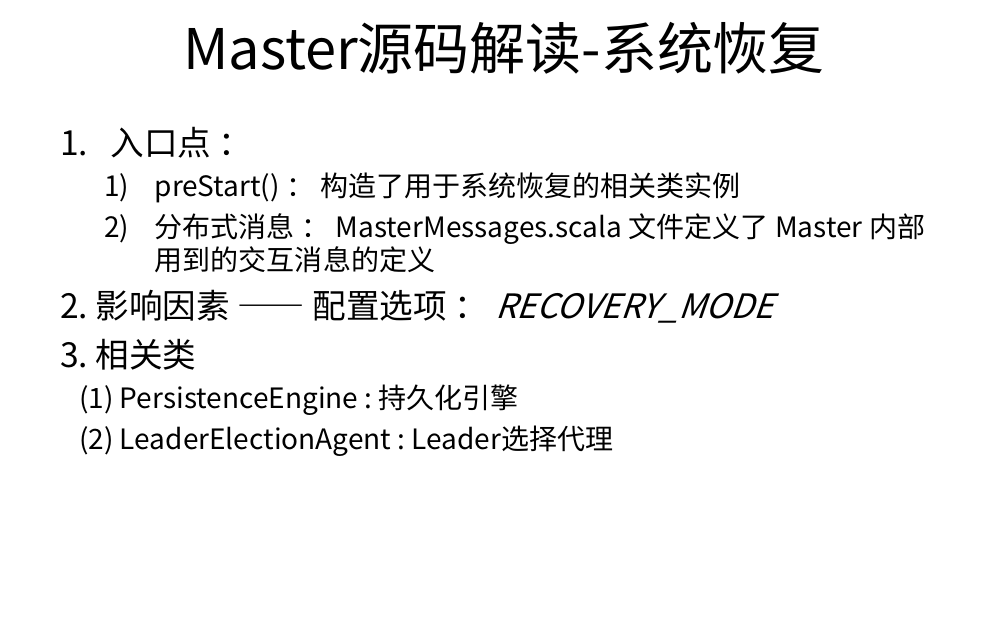
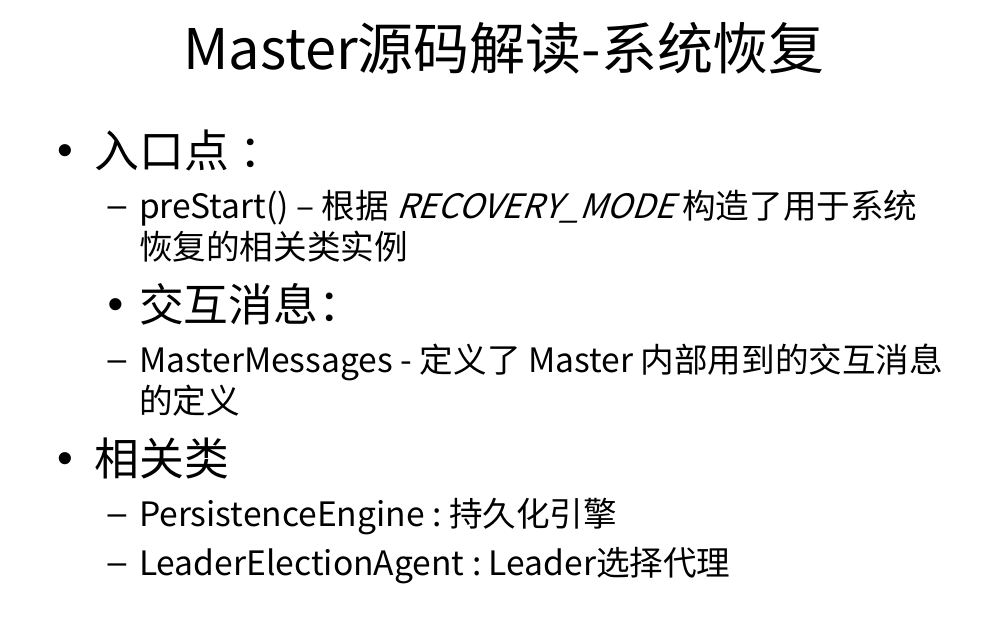
Before and after one commit to harlixxy/StudyNotes, a slide deck: slide 24 of 活动流程（26期）.ppt (slide 23 before the commit). Drawn at 1008x630 pixels with LibreOffice and Linux fonts; fonts in the diff are those of the drawing; background and template pictures are left out. Boxes give left, top, right and bottom in pixels: in the first picture for what was removed or moved away, otherwise in the second. Text is boxed around its words. In the diff, an @@ line names an element or a change of style, - is before the commit and + after.

```diff
--- a/活动流程（26期）.ppt
+++ b/活动流程（26期）.ppt
@@ text at <box>95,129,229,171</box>: size 24 to 32 pt in "入口点 ："; bullet 1. to •; more space between paragraphs @@
@@ text at <box>95,189,943,584</box>: text changed; size 20 to 24 pt @@
-  1) preStart() ： 构造了用于系统恢复的相关类实例
-  2) 分布式消息 ： MasterMessages.scala 文件定义了 Master 内部用到的交互消息的定义
-2. 影响因素 —— 配置选项 ： RECOVERY_MODE
-3. 相关类
-(1) PersistenceEngine : 持久化引擎
-(2) LeaderElectionAgent : Leader选择代理
+  – preStart() – 根据 RECOVERY_MODE 构造了用于系统恢复的相关类实例
+  • 交互消息：
+  – MasterMessages - 定义了 Master 内部用到的交互消息的定义
+• 相关类
+  – PersistenceEngine : 持久化引擎
+  – LeaderElectionAgent : Leader选择代理
```
Also in this commit, not shown: 6 other slides changed, 1 slide added, 1 slide removed, 1 other file.
